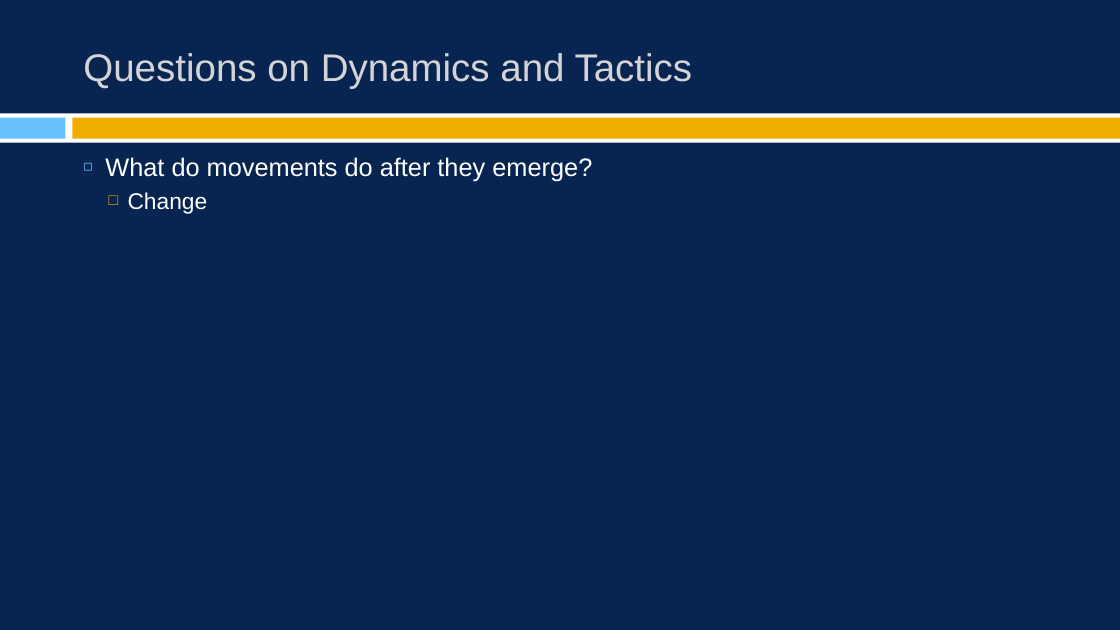
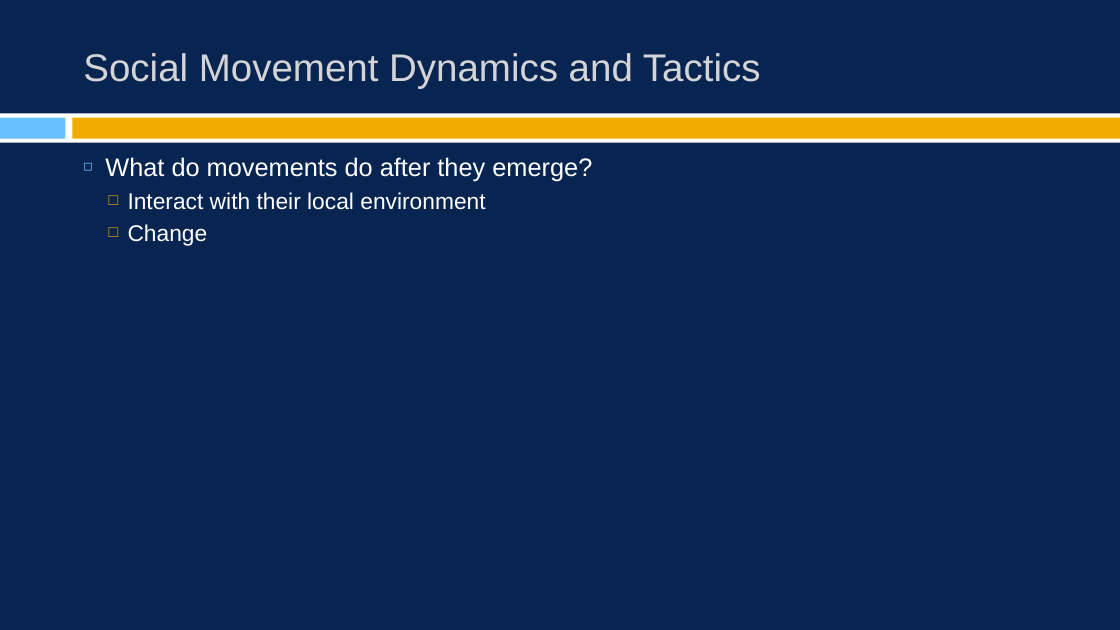
Before and after one commit to burrelvannjr/movements_csuf, a slide deck: slide 3 of ppts/notes/ch_5.pptx (slide 2 before the commit). Drawn at 1120x630 pixels with LibreOffice and Linux fonts; fonts in the diff are those of the drawing. Boxes give left, top, right and bottom in pixels: in the first picture for what was removed or moved away, otherwise in the second. Text is boxed around its words. In the diff, an @@ line names an element or a change of style, - is before the commit and + after.

```diff
--- a/ppts/notes/ch_5.pptx
+++ b/ppts/notes/ch_5.pptx
@@ title at [83,53,761,89]: text changed @@
-Questions on Dynamics and Tactics
+Social Movement Dynamics and Tactics
@@ text at [128,192,485,210]: paragraph added @@
+  □ Interact with their local environment
```
Also in this commit, not shown: 15 other slides changed, 3 slides added, 1 slide removed, 18 other files.
